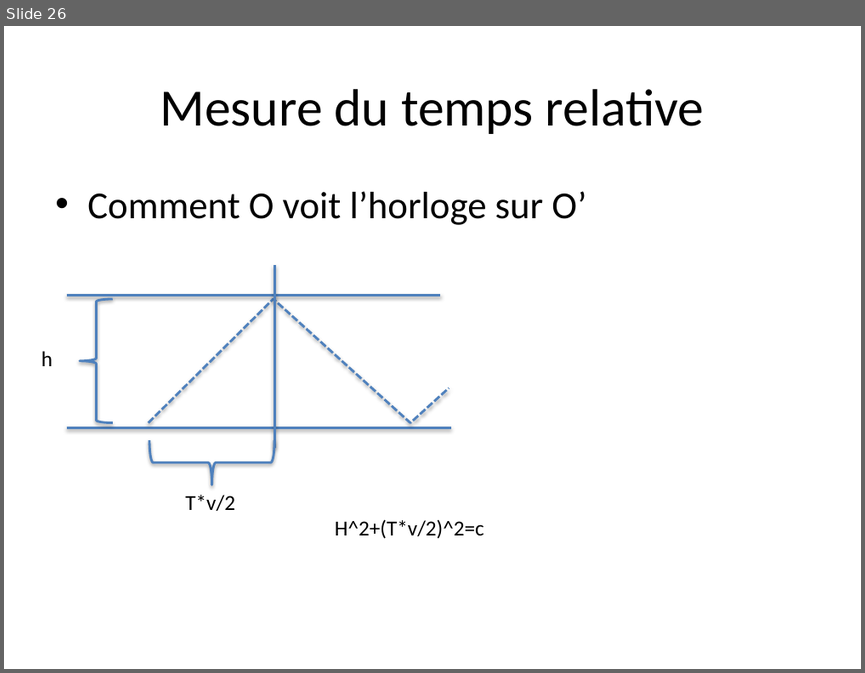
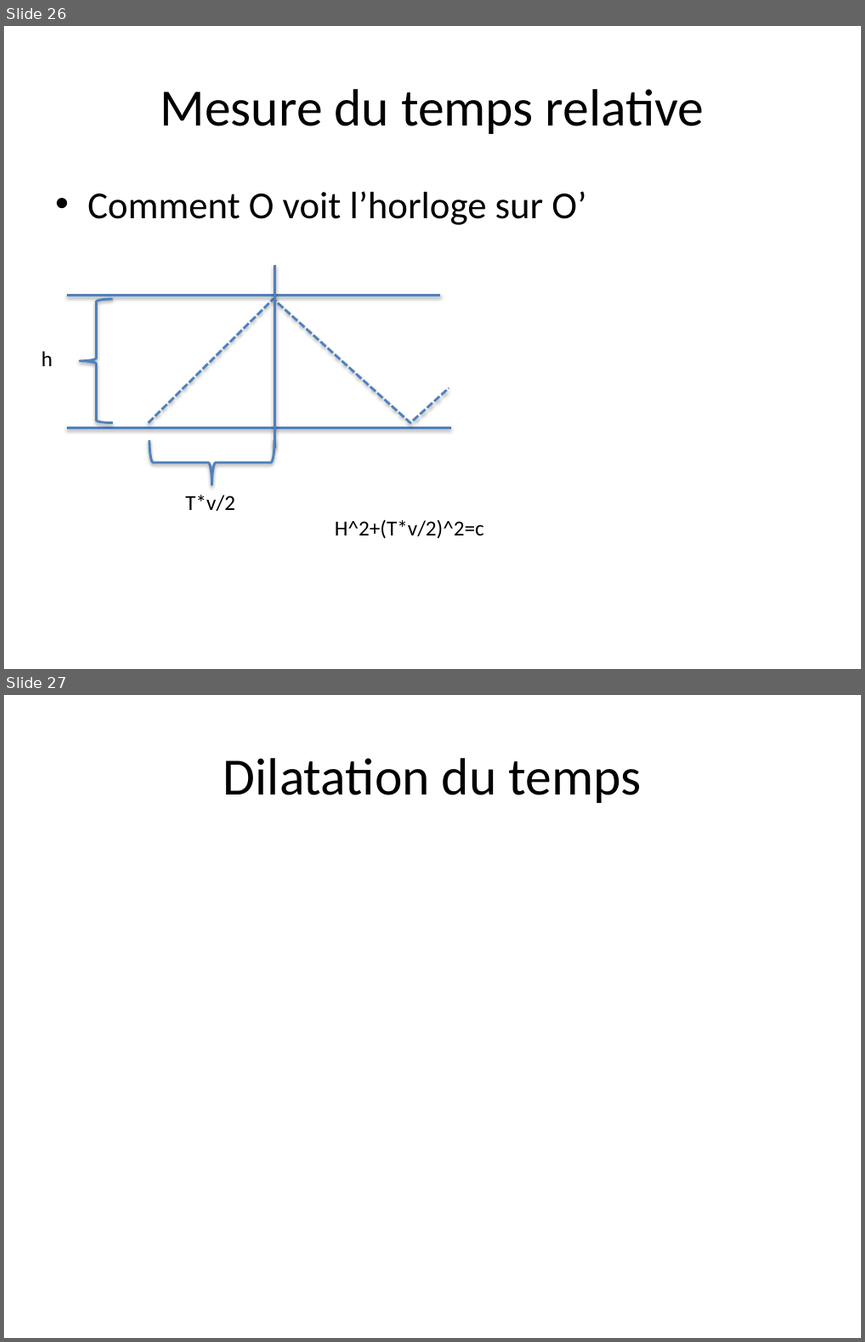
Before and after one commit to jraniero/relativity, a slide deck: Presentation1.pptx. Shown one above the other, each under a label of ours: slide 26 before the commit, slides 26 and 27 after it. The pictures are 865x673 and 865x1342 pixels, drawn with LibreOffice and Linux fonts; fonts in the diff are those of the drawing. Boxes give left, top, right and bottom in pixels: in the first picture for what was removed or moved away, otherwise in the second. Text is boxed around its words. In the diff, an @@ line names an element or a change of style, - is before the commit and + after.

```diff
--- a/Presentation1.pptx
+++ b/Presentation1.pptx
@@ slide 27 added at box(4, 695, 861, 1338), background #FFFFFF @@
@@ title added at box(223, 758, 641, 803), 44 pt, text #000000 @@
+Dilatation du temps
```
Also in this commit, not shown: 6 other slides added.
